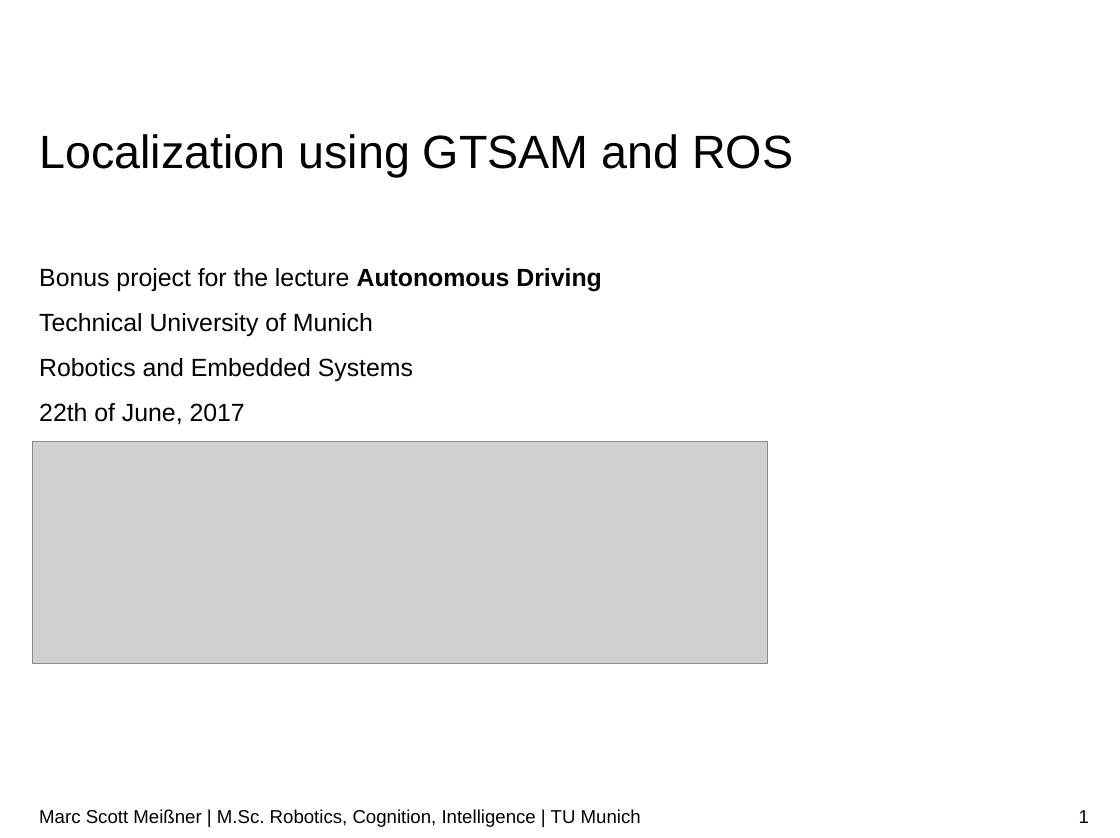
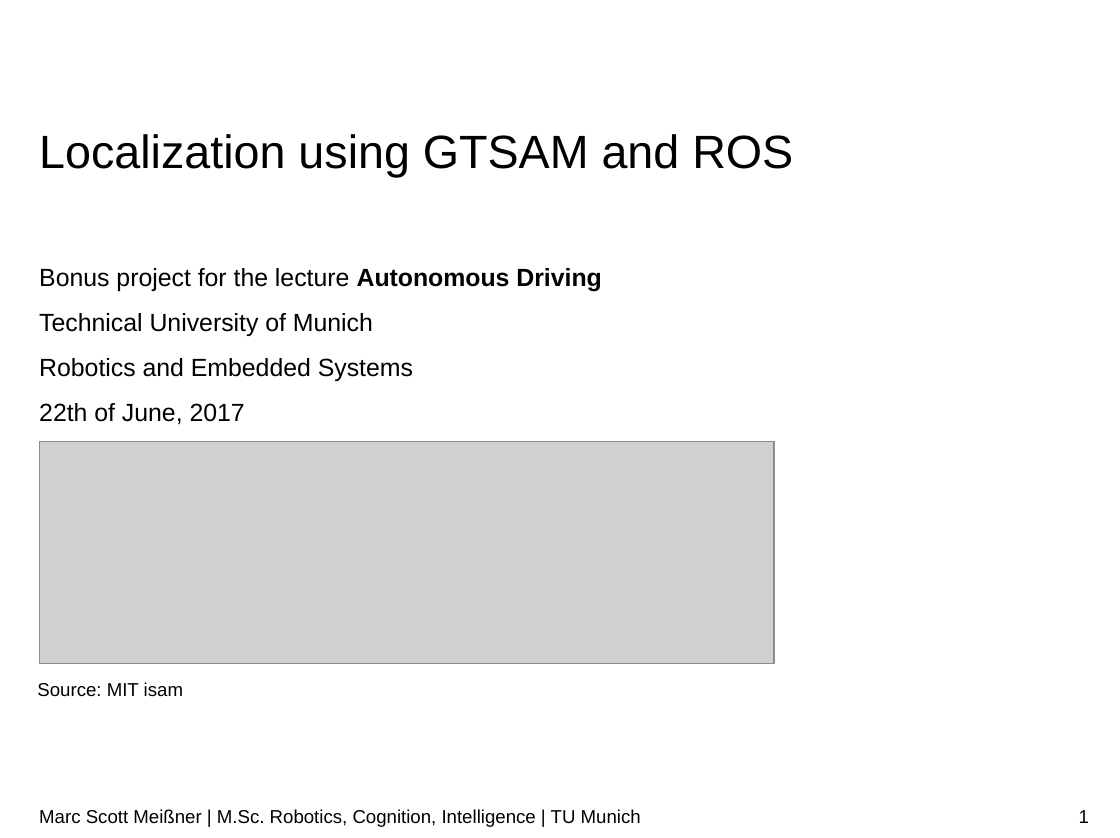
Before and after one commit to linuxcumt/car_project, a slide deck: slide 1 of wiki/Localization_GTSAM.odp. Drawn at 1120x838 pixels with LibreOffice and Linux fonts; fonts in the diff are those of the drawing; grey boxes stand for pictures; background and template pictures are left out. Boxes give left, top, right and bottom in pixels: in the first picture for what was removed or moved away, otherwise in the second. Text is boxed around its words. In the diff, an @@ line names an element or a change of style, - is before the commit and + after.

```diff
--- a/wiki/Localization_GTSAM.odp
+++ b/wiki/Localization_GTSAM.odp
@@ picture moved from (x1=32, y1=441, x2=767, y2=663) to (x1=39, y1=441, x2=774, y2=663) @@
@@ text added at (x1=37, y1=682, x2=183, y2=697), 12 pt, text #000000 @@
+Source: MIT isam
```
Also in this commit, not shown: 5 other slides changed, 1 slide added, 17 slides removed.
